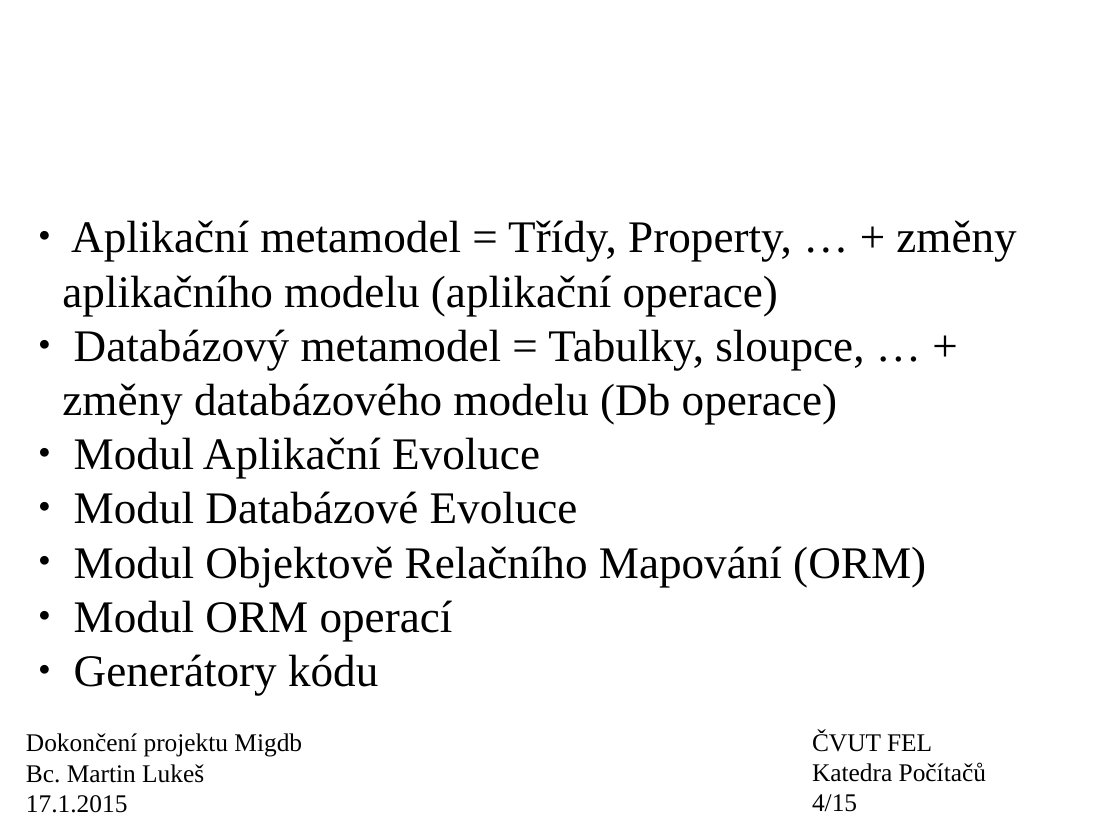
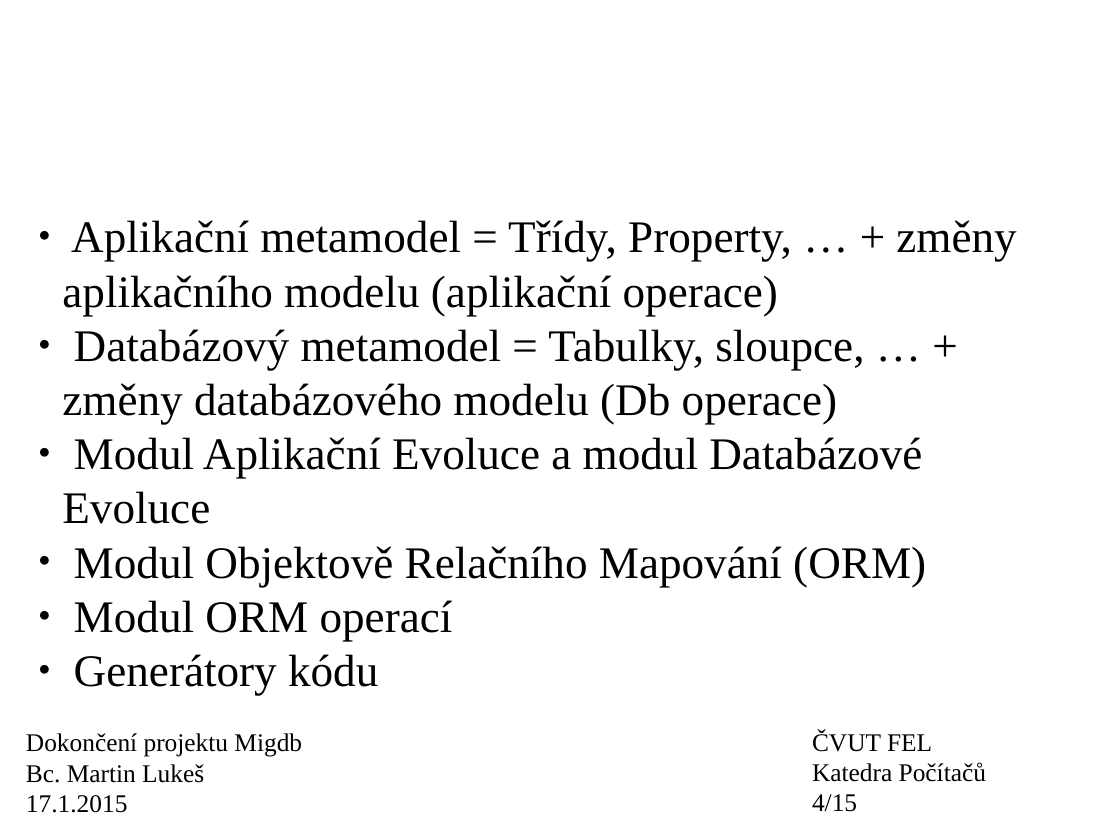
Before and after one commit to wox2/migrace_databaze, a slide deck: slide 4 of diplomka/prezentace.odp. Drawn at 1120x840 pixels with LibreOffice and Linux fonts; fonts in the diff are those of the drawing; background and template pictures are left out. Boxes give left, top, right and bottom in pixels: in the first picture for what was removed or moved away, otherwise in the second. Text is boxed around its words. In the diff, an @@ line names an element or a change of style, - is before the commit and + after.

```diff
--- a/diplomka/prezentace.odp
+++ b/diplomka/prezentace.odp
@@ subtitle at <box>62,437,922,524</box>: text changed @@
-● Modul Aplikační Evoluce
-● Modul Databázové Evoluce
+● Modul Aplikační Evoluce a modul Databázové Evoluce
```
Also in this commit, not shown: 7 other slides changed, 2 other files.
